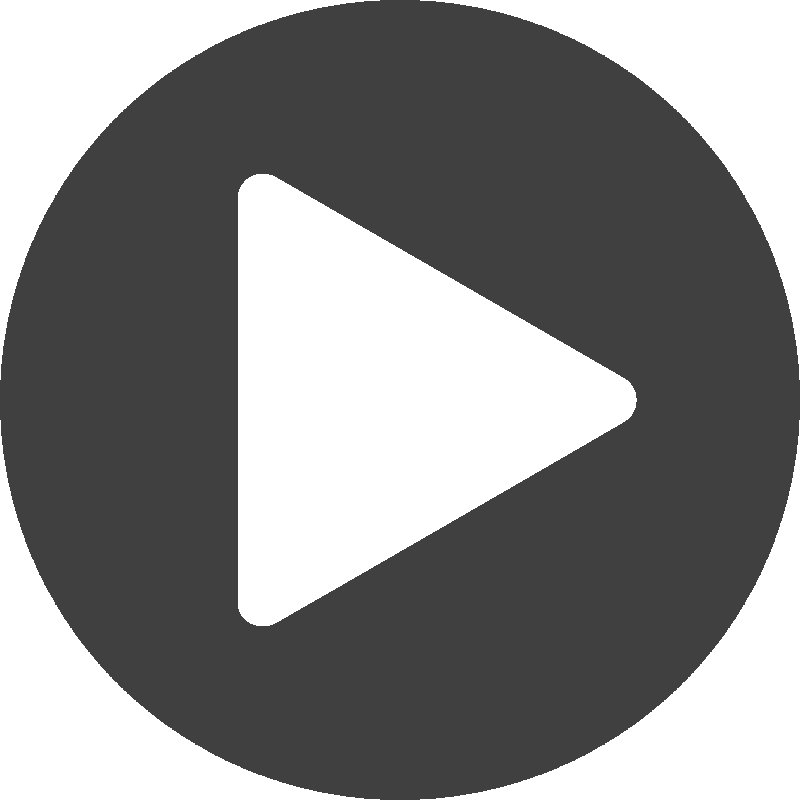
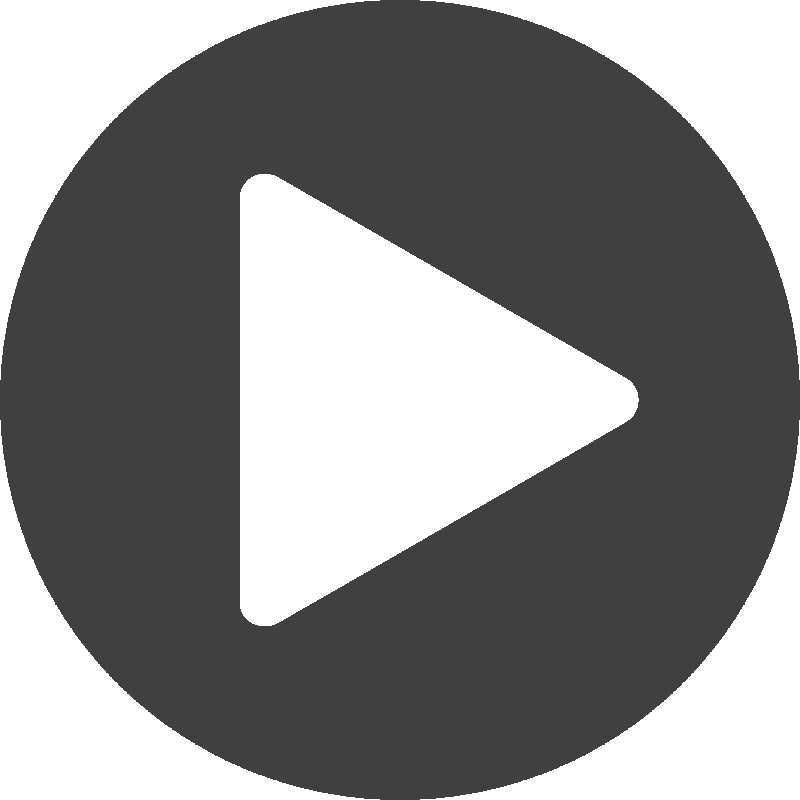
Revision of a layered 800x800 image; what changed, layer by layer:
removed layer "Shape 1 copy" over box(238, 174, 637, 626)
painted on "Layer 0", masked it over box(238, 174, 639, 626)
